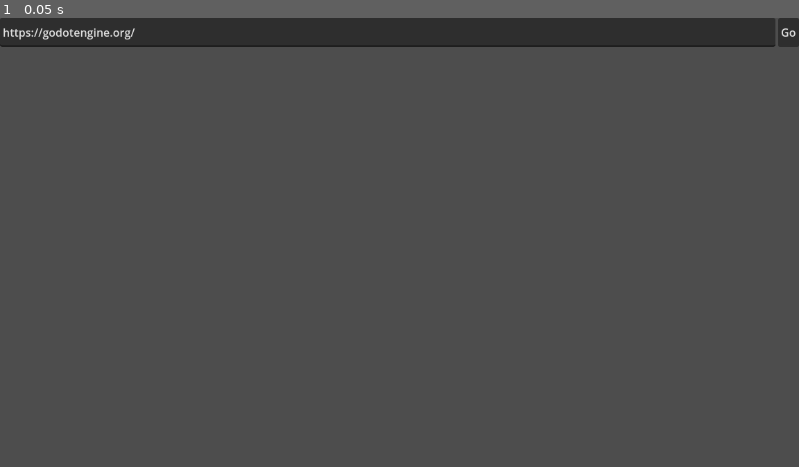
Above: before the commit, frame 1.
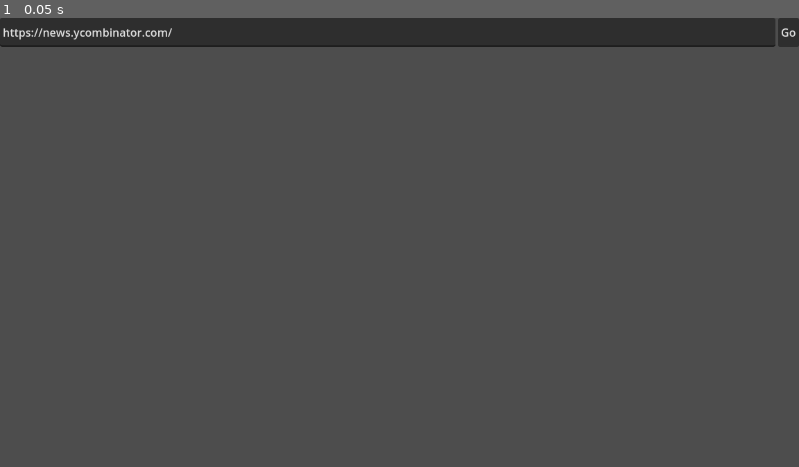
Above: after the commit, the same moment.

Repository: lovetocode/fancyWebBrowser
Game: Godot game, scene res://control.tscn
Same seed, same stepped clock (60 frames per second), same inputs: the game is played once before the commit and once after it.
Inputs:
- Up to frame 1 (0.05 s): no input

The runs differ from the first frame. In frame 1, 0.2% of the frame differs, in the area x 5-22%, y 2-5%.

Commit message:
Finished watching video 3.

Diff:
--- a/fancy web browser/Control.gd
+++ b/fancy web browser/Control.gd
@@ -6,12 +6,25 @@
 
 
 func _ready():
-	http_request.request("https://godotengine.org/")
+	var default_url = "https://news.ycombinator.com/"
+	address_bar_line_edit.text = default_url
+	http_request.request(default_url)
 
 
 func _on_http_request_request_completed(result, response_code, headers, body):
-	rich_text_label.text = body.get_string_from_utf8()
+	var html = body.get_string_from_utf8()
+	rich_text_label.text = innterHTML("body", html)
+	DisplayServer.window_set_title(innterHTML("title", html))
+
 
 
 func _on_go_button_pressed():
 	http_request.request(address_bar_line_edit.text)
+
+func innterHTML(tag, html, default=""):
+	var regex = RegEx.new()
+	regex.compile("<" + tag + ">(.|\n)*?</" + tag + ">")
+	var result = regex.search(html)
+	if result:
+		return result.get_string().replace("<" + tag + ">", '').replace("</" + tag + ">", '')
+	return default
Not shown, added: fancy web browser/con690E.tmp
Not shown, added: fancy web browser/con7096.tmp
Not shown, added: fancy web browser/conAA92.tmp
Not shown, added: fancy web browser/conAA94.tmp
Not shown, added: fancy web browser/conCBA8.tmp
Not shown, added: fancy web browser/conDF4C.tmp
Not shown, added: fancy web browser/conE8A.tmp
